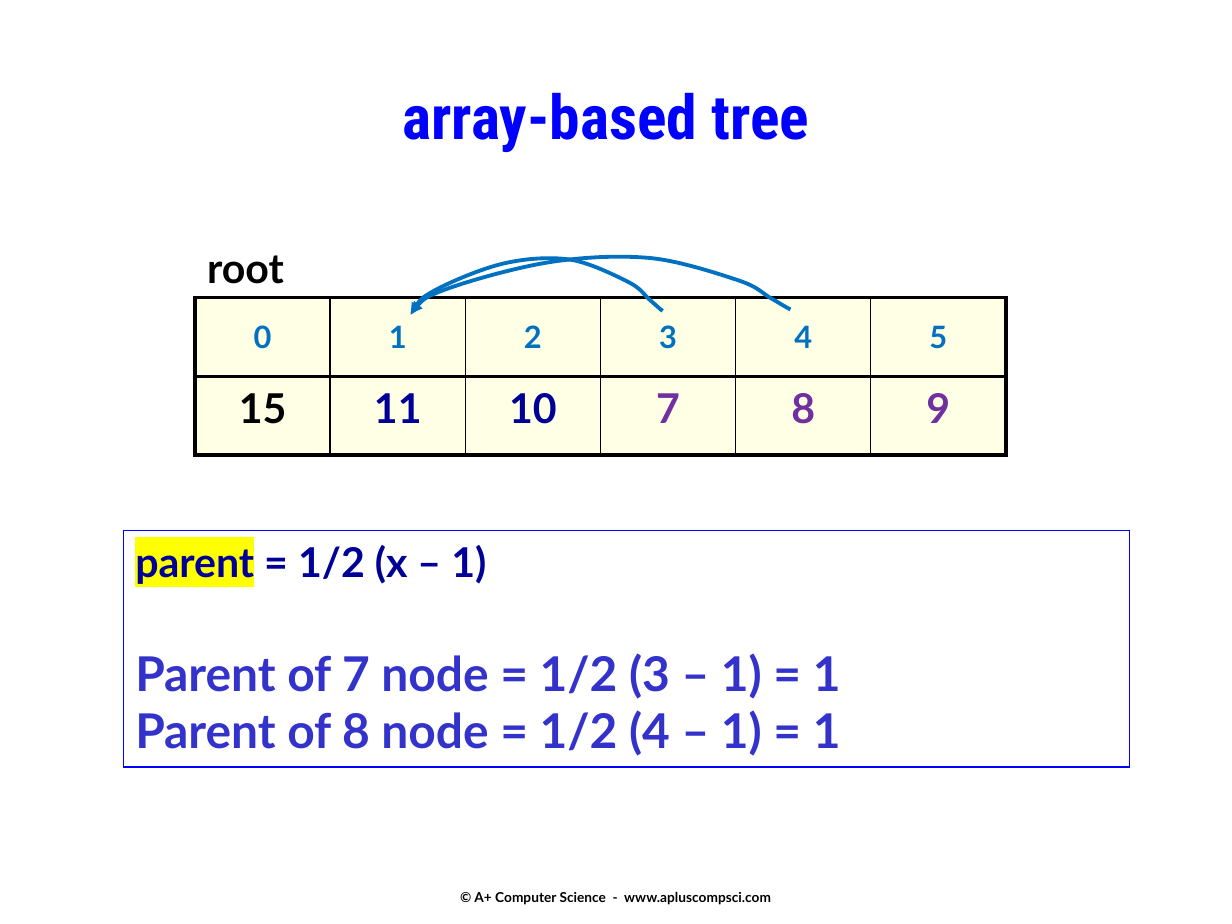
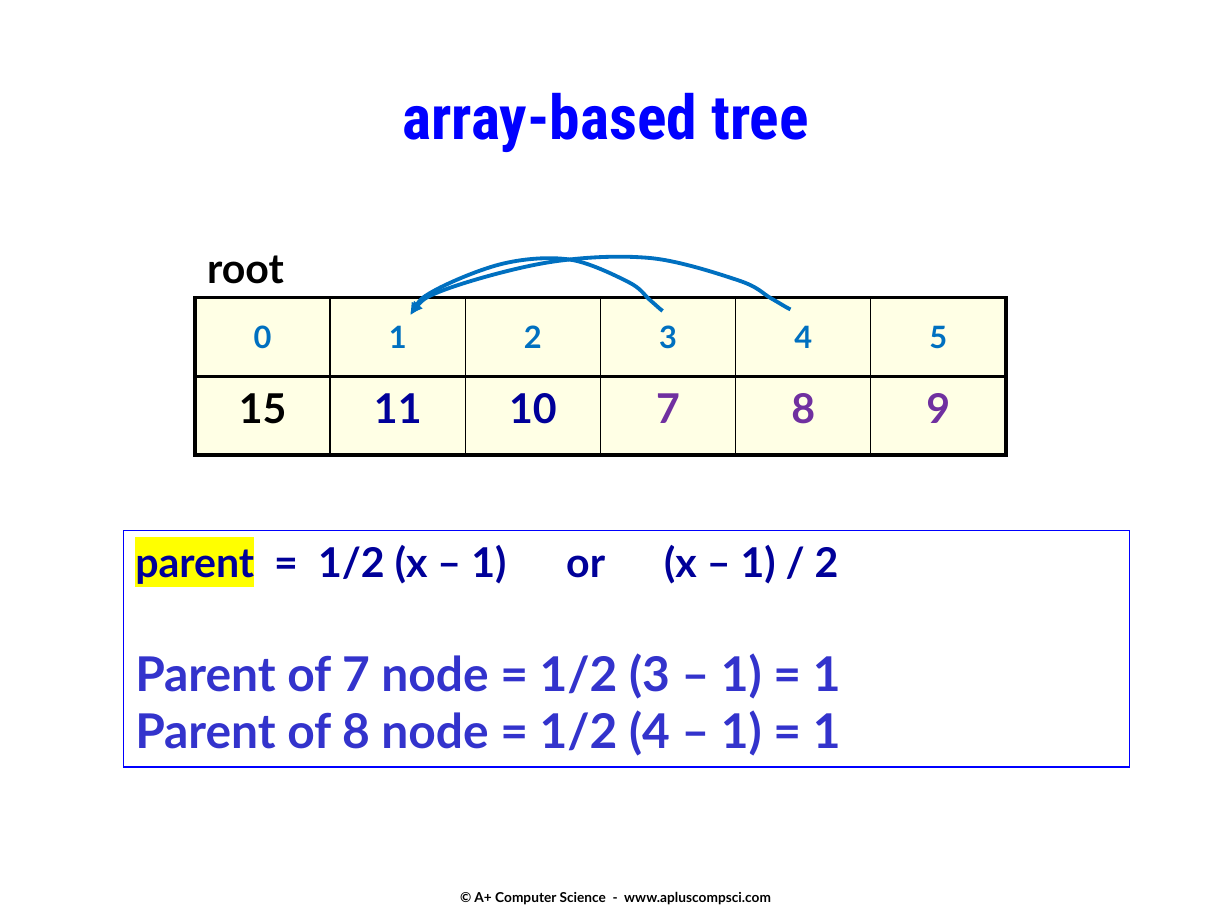
Before and after one commit to Cy-FairCS/cs3, a slide deck: slide 14 of u08c_heaps/notes/_a.heaps.pptx. Drawn at 1232x924 pixels with LibreOffice and Linux fonts; fonts in the diff are those of the drawing. Boxes give left, top, right and bottom in pixels: in the first picture for what was removed or moved away, otherwise in the second. Text is boxed around its words. In the diff, an @@ line names an element or a change of style, - is before the commit and + after.

```diff
--- a/u08c_heaps/notes/_a.heaps.pptx
+++ b/u08c_heaps/notes/_a.heaps.pptx
@@ text in rectangle at (x1=135, y1=545, x2=839, y2=584): text changed @@
-parent = 1/2 (x – 1)
+parent = 1/2 (x – 1) or (x – 1) / 2
```
Also in this commit, not shown: 7 other slides changed, 3 slides added, 48 other files.
